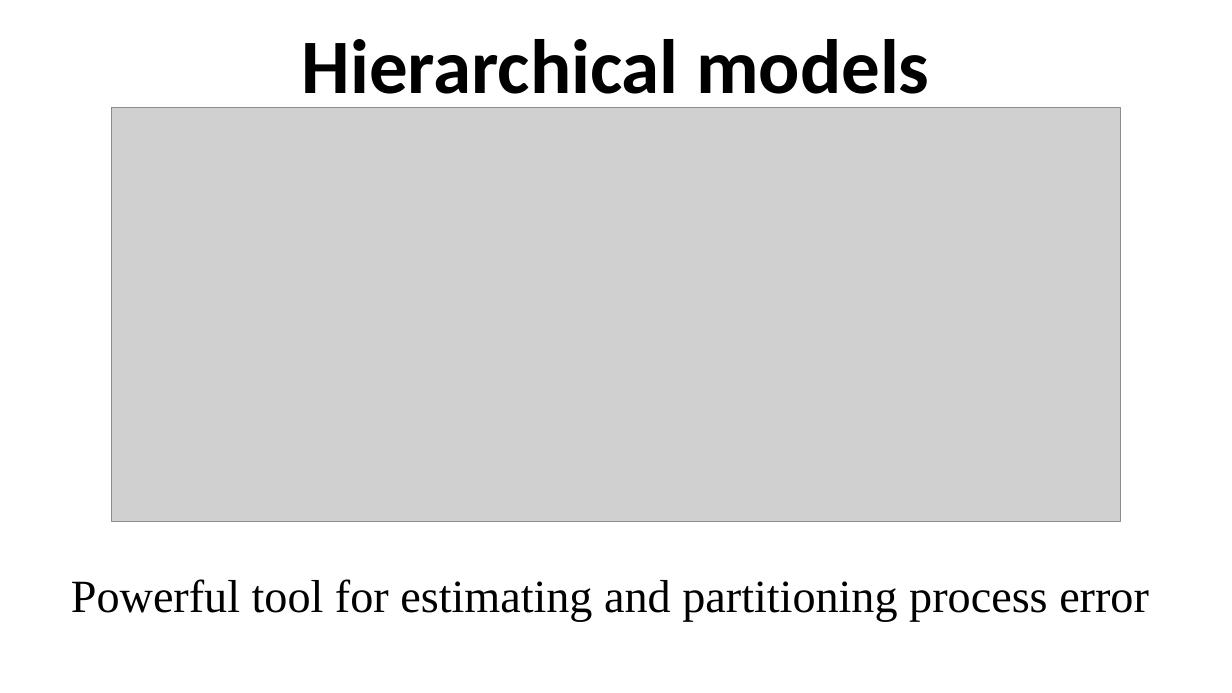
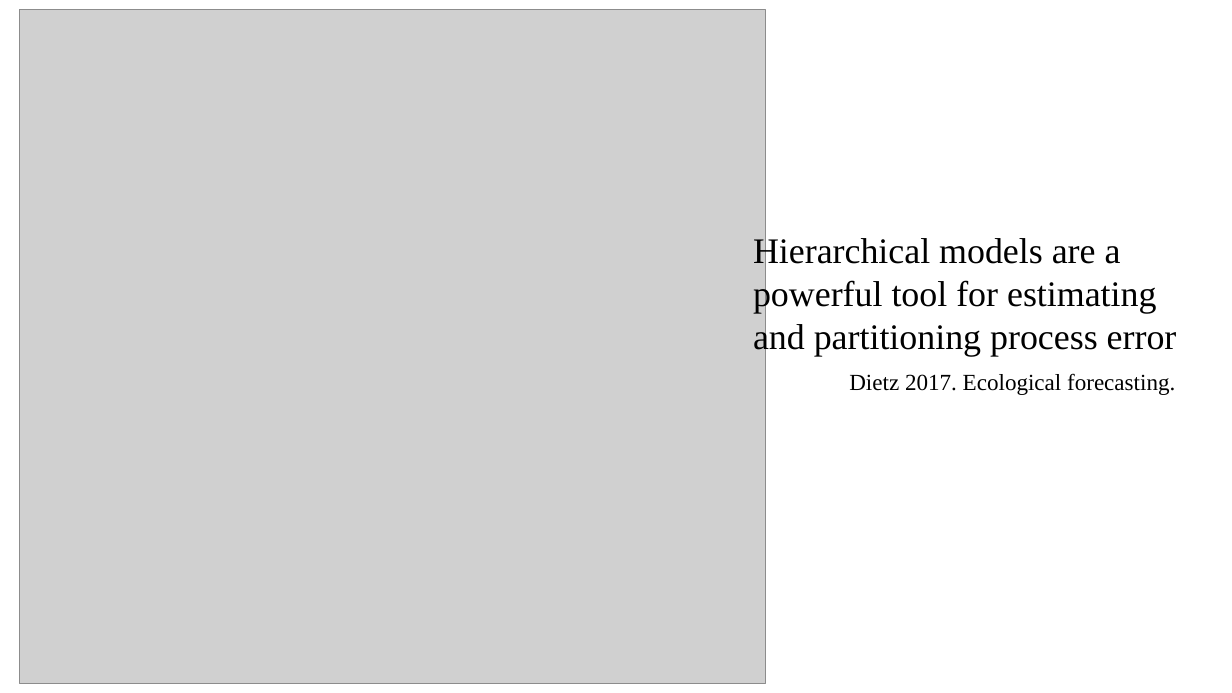
Before and after one commit to ahurford/aarms-summer-school, a slide deck: slide 12 of amy-lectures/Characterizing_Uncertainty.pptx (slide 9 before the commit). Drawn at 1232x693 pixels with LibreOffice and Linux fonts; fonts in the diff are those of the drawing; grey boxes stand for pictures. Boxes give left, top, right and bottom in pixels: in the first picture for what was removed or moved away, otherwise in the second. Text is boxed around its words. In the diff, an @@ line names an element or a change of style, - is before the commit and + after.

```diff
--- a/amy-lectures/Characterizing_Uncertainty.pptx
+++ b/amy-lectures/Characterizing_Uncertainty.pptx
@@ picture added at [19,9,765,684] @@
@@ title removed at [302,39,929,111] @@
-Hierarchical models
@@ picture removed at [112,108,1120,522] @@
@@ text at [753,235,1177,356]: text changed; size 36 to 28 pt @@
-Powerful tool for estimating and partitioning process error
+Hierarchical models are a powerful tool for estimating and partitioning process error
@@ text added at [849,373,1175,395], 18 pt, text #000000 @@
+Dietz 2017. Ecological forecasting.
```
Also in this commit, not shown: 4 other slides changed, 4 slides added, 1 other file.
